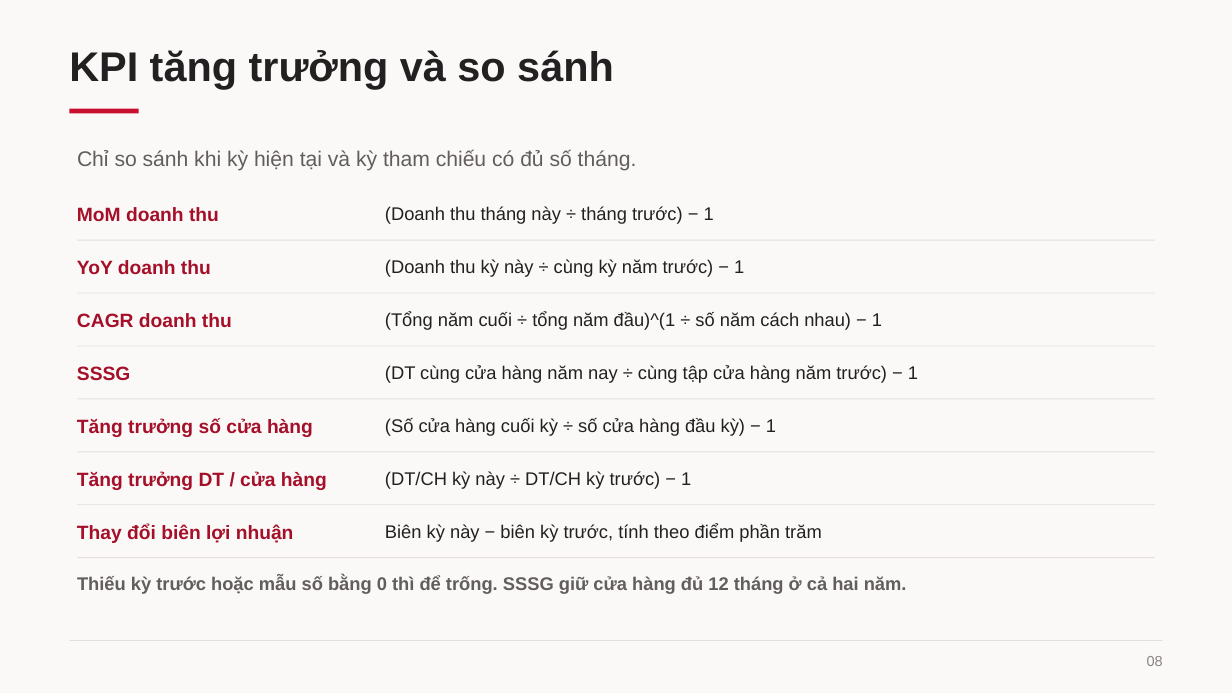
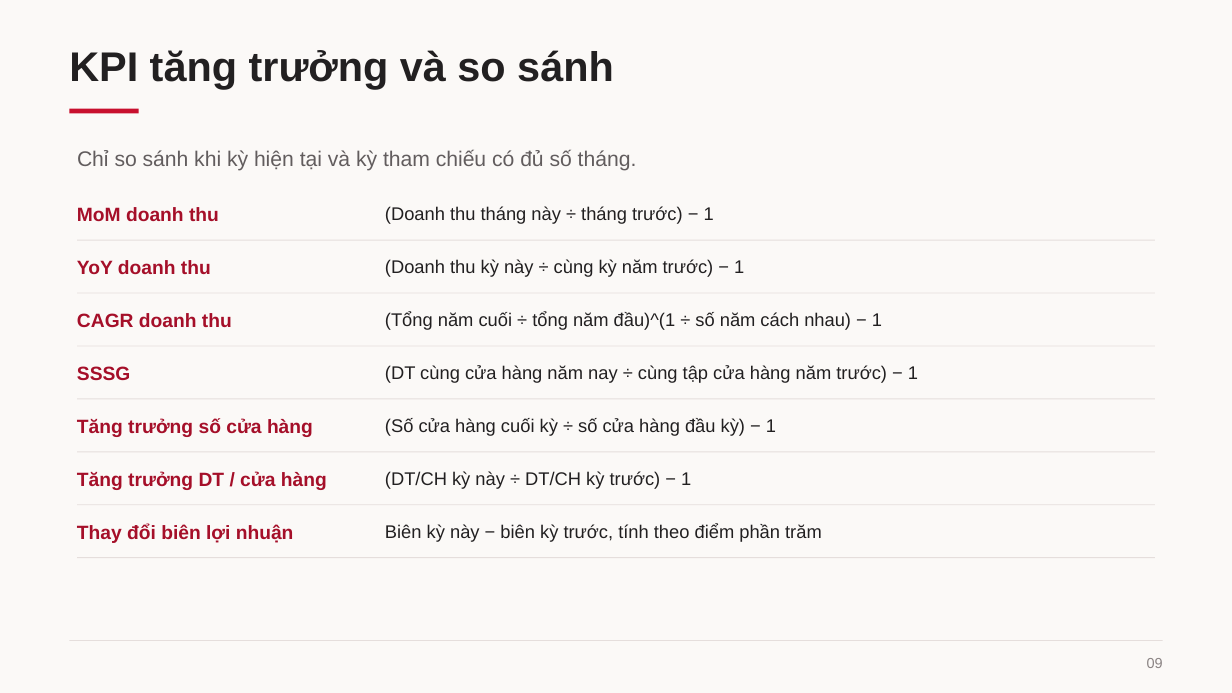
Before and after one commit to haonuongbo/Phan-tich-du-lieu-trong-moi-truong-doanh-nghiep, a slide deck: slide 9 of BaoCao/Nhóm4.pptx (slide 8 before the commit). Drawn at 1232x693 pixels with LibreOffice and Linux fonts; fonts in the diff are those of the drawing. Boxes give left, top, right and bottom in pixels: in the first picture for what was removed or moved away, otherwise in the second. Text is boxed around its words. In the diff, an @@ line names an element or a change of style, - is before the commit and + after.

```diff
--- a/BaoCao/Nhóm4.pptx
+++ b/BaoCao/Nhóm4.pptx
@@ text removed at <box>77,575,907,593</box> @@
-Thiếu kỳ trước hoặc mẫu số bằng 0 thì để trống. SSSG giữ cửa hàng đủ 12 tháng ở cả hai năm.
@@ text at <box>1147,658,1163,668</box>: text changed @@
-08
+09
```
Also in this commit, not shown: 8 other slides changed, 1 slide added.
